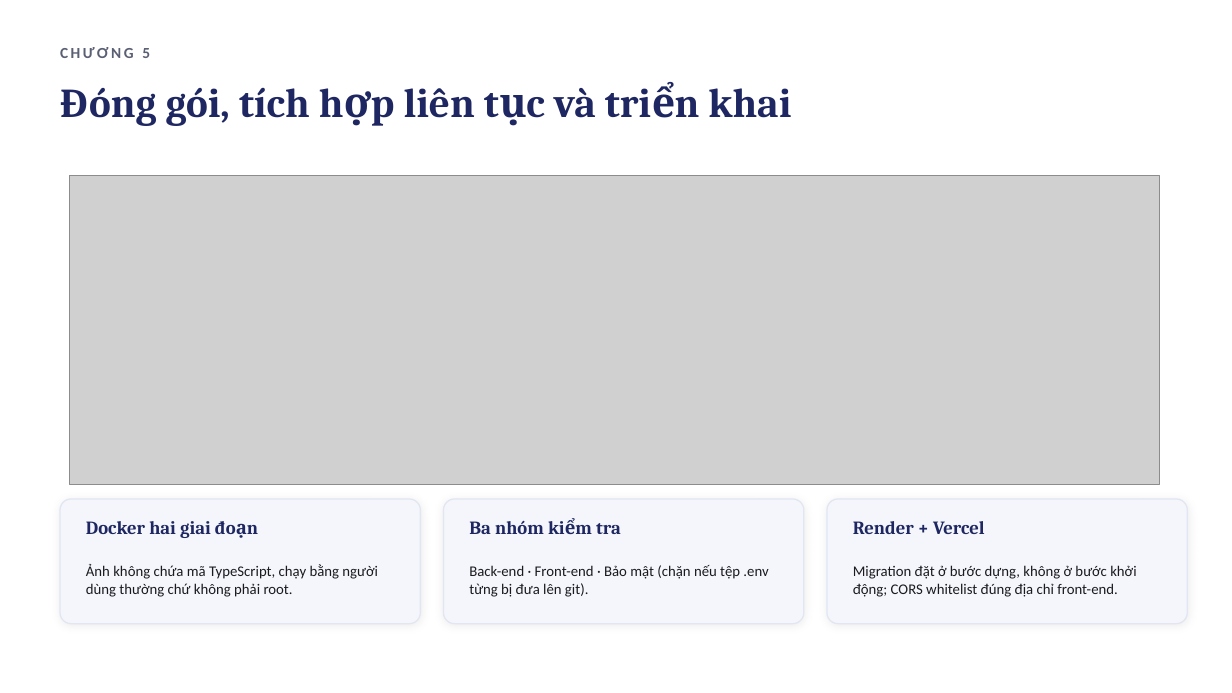
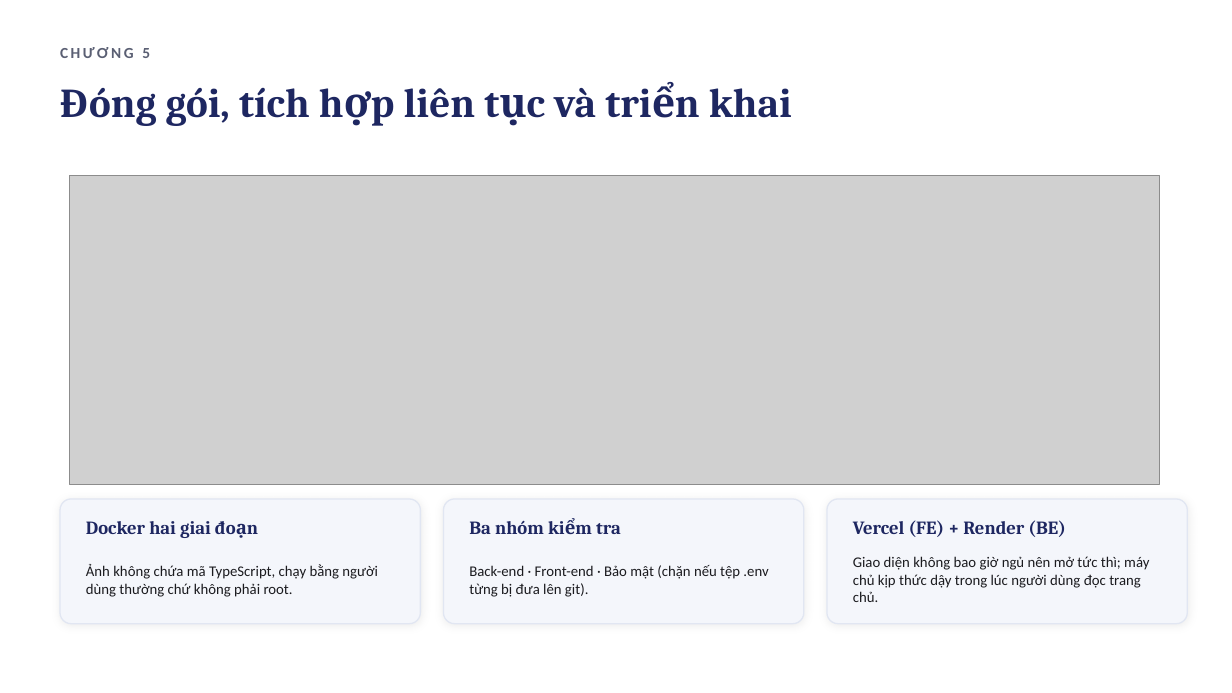
Before and after one commit to tamthientinvu-coder/FinalProjectJS, a slide deck: slide 13 of docs/SLIDE-BAO-VE-LearnQuiz.pptx. Drawn at 1232x693 pixels with LibreOffice and Linux fonts; fonts in the diff are those of the drawing; grey boxes stand for pictures. Boxes give left, top, right and bottom in pixels: in the first picture for what was removed or moved away, otherwise in the second. Text is boxed around its words. In the diff, an @@ line names an element or a change of style, - is before the commit and + after.

Commit message:
update deploy
Mô hình chuẩn phối hợp Vercel (Frontend) + Render (Backend & PostgreSQL)

```diff
--- a/docs/SLIDE-BAO-VE-LearnQuiz.pptx
+++ b/docs/SLIDE-BAO-VE-LearnQuiz.pptx
@@ text at (853,520,1065,537): text changed @@
-Render + Vercel
+Vercel (FE) + Render (BE)
@@ text at (853,556,1149,602): text changed @@
-Migration đặt ở bước dựng, không ở bước khởi động; CORS whitelist đúng địa chỉ front-end.
+Giao diện không bao giờ ngủ nên mở tức thì; máy chủ kịp thức dậy trong lúc người dùng đọc trang chủ.
```
Also in this commit, not shown: 1 other slide changed, 9 other files.
